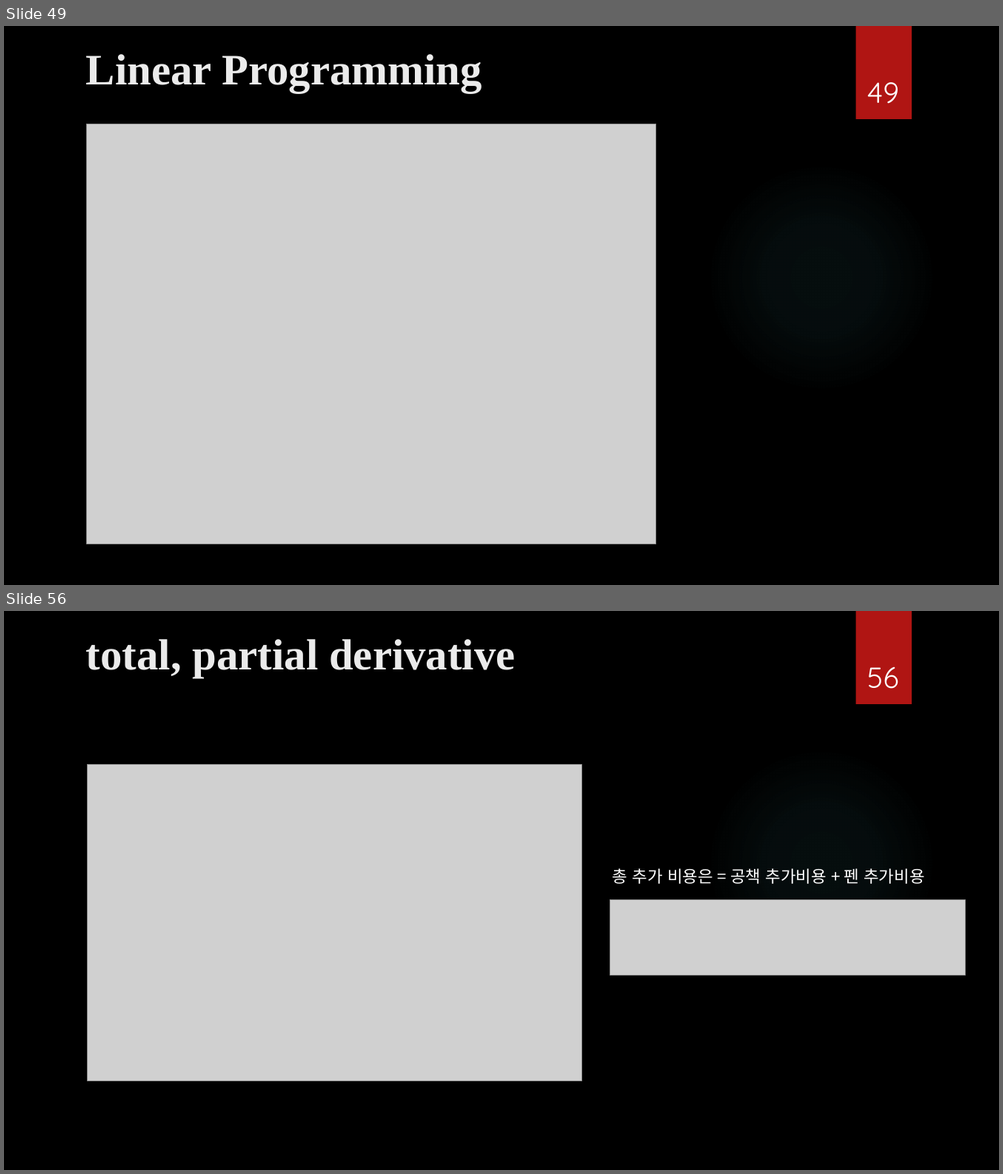
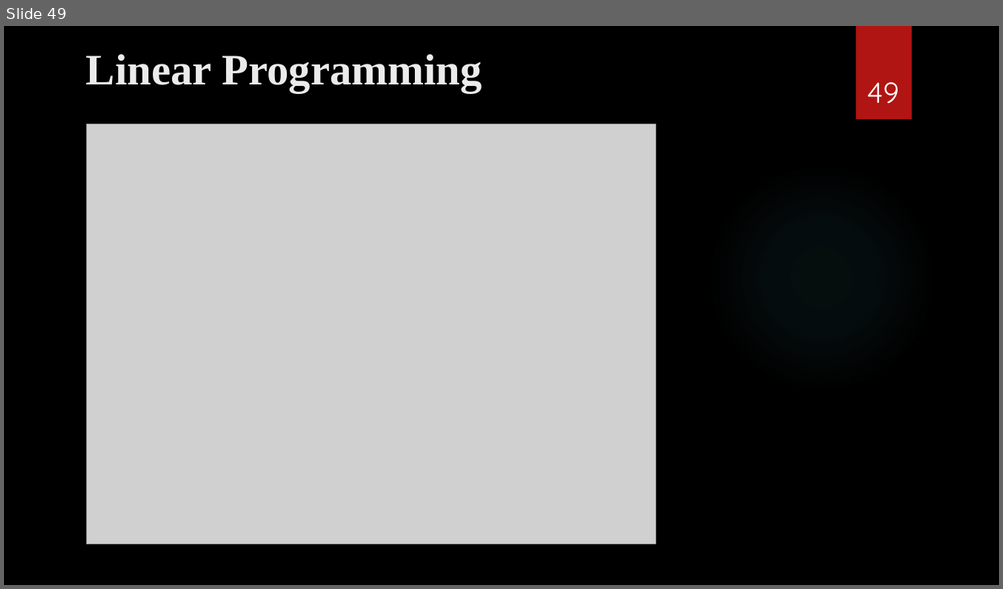
Before and after one commit to ancestor9/mathematics-for-machine-learning, a slide deck: Calculus/Modeling_Simulation_1.pptx. Shown one above the other, each under a label of ours: slides 49 and 56 before the commit, slide 49 after it; the slides between them are not shown. The pictures are 1003x1174 and 1003x589 pixels, drawn with LibreOffice and Linux fonts; fonts in the diff are those of the drawing; grey boxes stand for pictures; background and template pictures are left out. Boxes give left, top, right and bottom in pixels: in the first picture for what was removed or moved away, otherwise in the second. Text is boxed around its words. In the diff, an @@ line names an element or a change of style, - is before the commit and + after.

```diff
--- a/Calculus/Modeling_Simulation_1.pptx
+++ b/Calculus/Modeling_Simulation_1.pptx
@@ slide 56 removed at box(4, 611, 999, 1170), background picture (left out); not listed: 2 template elements that a slide beside it also shows @@
@@ title removed at box(86, 639, 515, 678) @@
-total, partial derivative
@@ page number removed at box(867, 667, 899, 689) @@
-56
@@ picture removed at box(88, 765, 581, 1081) @@
@@ text removed at box(612, 869, 924, 884) @@
-총 추가 비용은 = 공책 추가비용 + 펜 추가비용
@@ picture removed at box(610, 900, 965, 975) @@
```
Also in this commit, not shown: 8 slides changed, 10 other slides removed, 1 other file.
